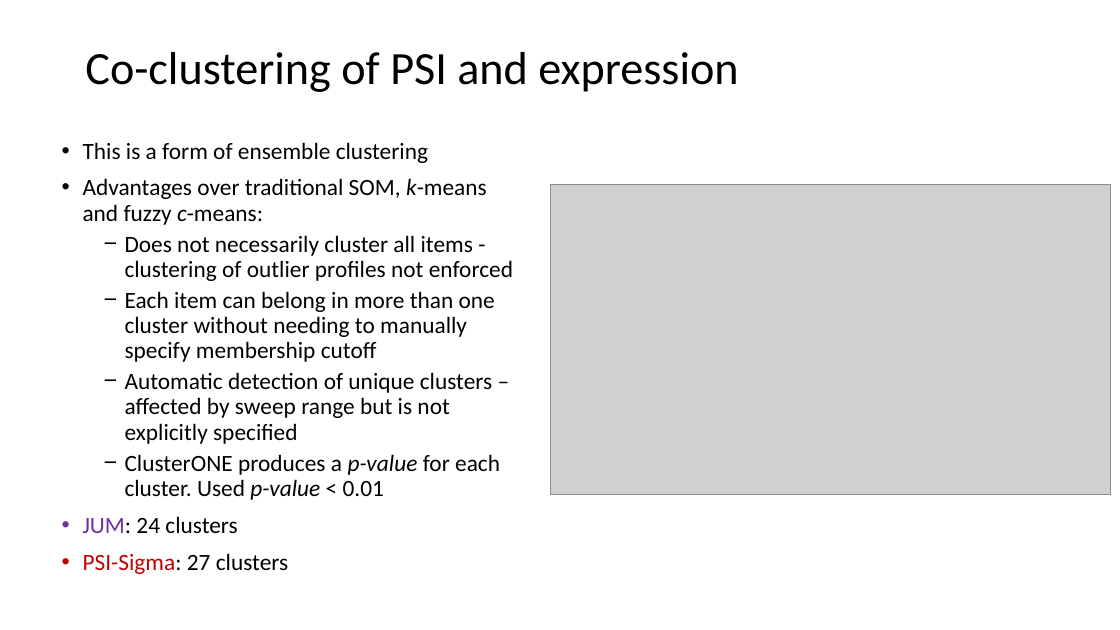
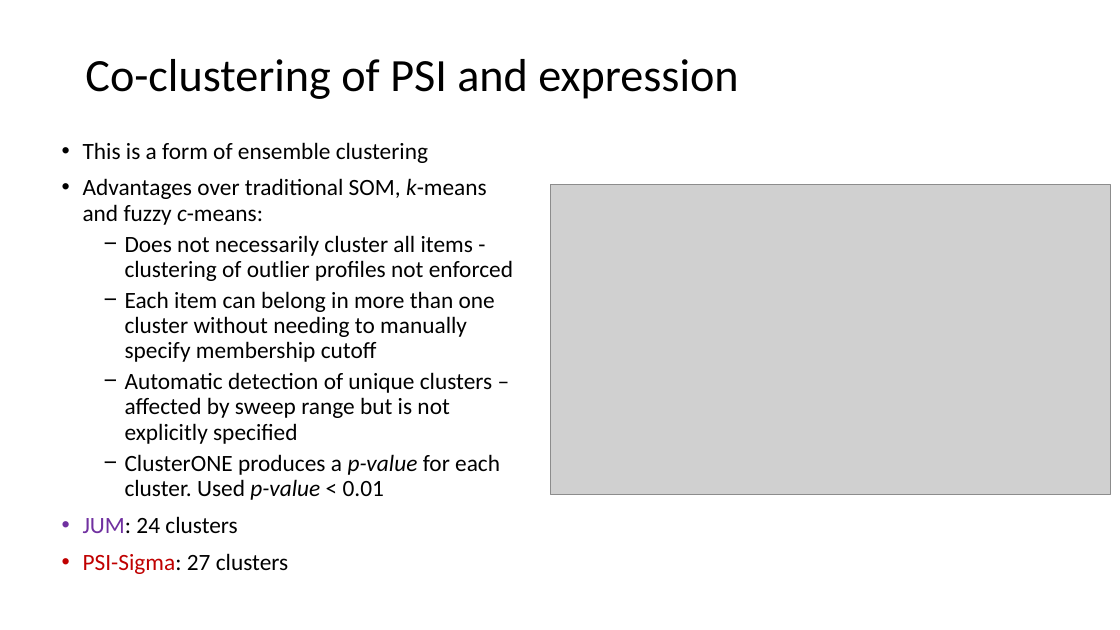
Before and after one commit to angelbee2018/2019_hmsc_tert4_OB_spliceome, a slide deck: slide 7 of project_files/presentations/multiomic_rnaseq_psi_results_presentation_part3.pptx. Drawn at 1120x630 pixels with LibreOffice and Linux fonts; fonts in the diff are those of the drawing; grey boxes stand for pictures. Boxes give left, top, right and bottom in pixels: in the first picture for what was removed or moved away, otherwise in the second. Text is boxed around its words. In the diff, an @@ line names an element or a change of style, - is before the commit and + after.

```diff
--- a/project_files/presentations/multiomic_rnaseq_psi_results_presentation_part3.pptx
+++ b/project_files/presentations/multiomic_rnaseq_psi_results_presentation_part3.pptx
@@ title "Co-clustering of PSI and expression": place and size @@
-title "Co-clustering of PSI and expression" at (85,52,738,92)
+title "Co-clustering of PSI and expression" at (85,59,738,99)
```
Also in this commit, not shown: 2 other slides changed, 1 slide added, 4 other files.
